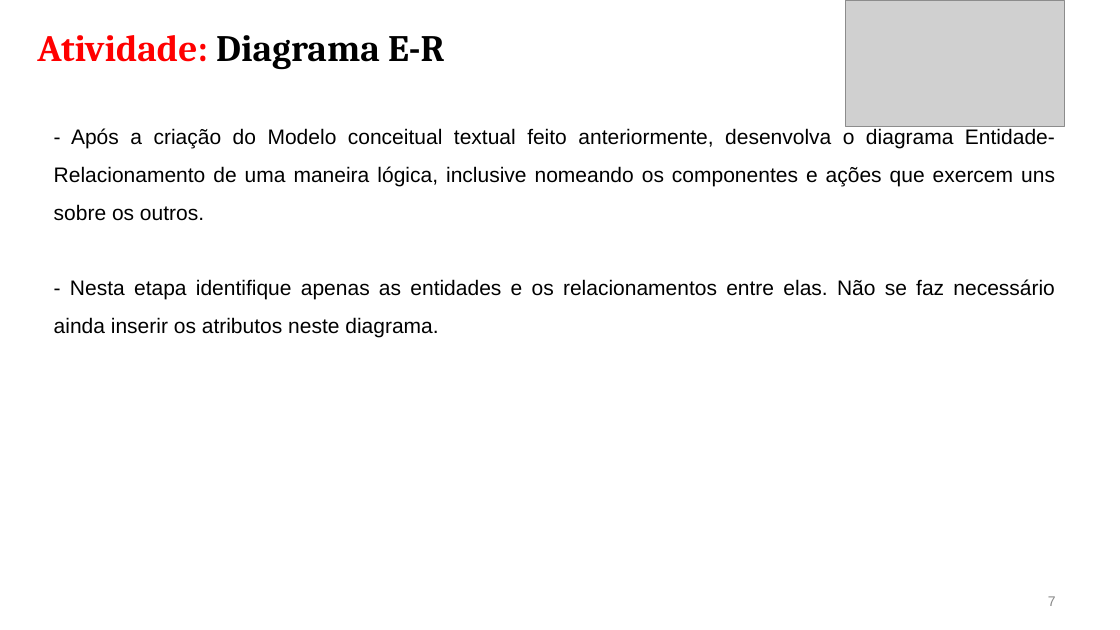
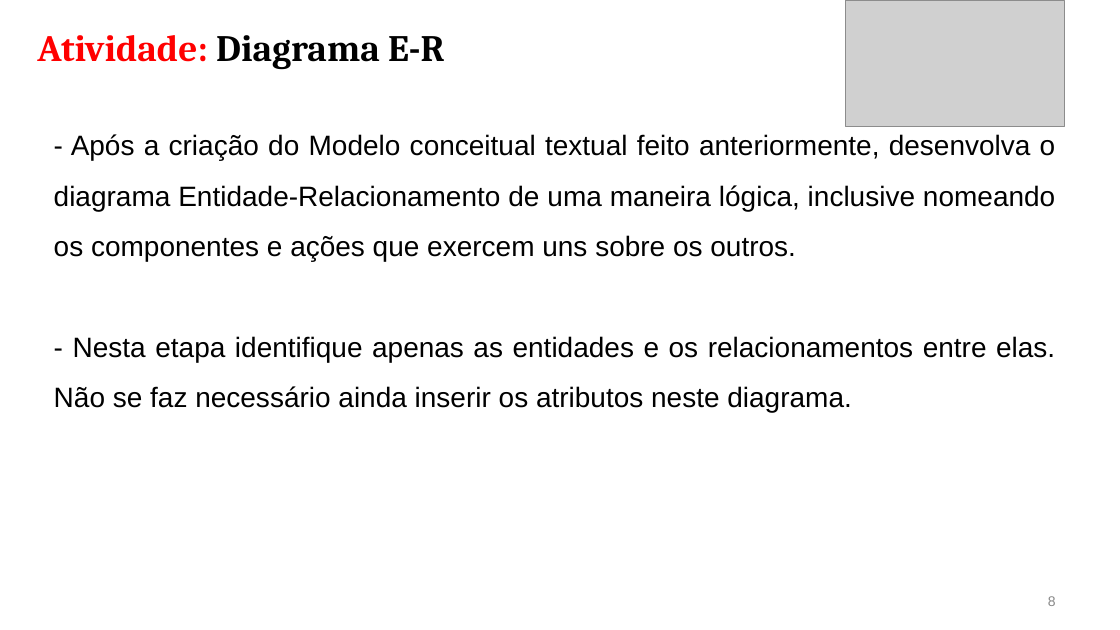
Before and after one commit to CloudEducationBrazil/WydenBancoDados, a slide deck: slide 8 of 01 Classes/Aula03- BD Dinâmica Modelo de Domínio.pptx (slide 7 before the commit). Drawn at 1120x630 pixels with LibreOffice and Linux fonts; fonts in the diff are those of the drawing; grey boxes stand for pictures. Boxes give left, top, right and bottom in pixels: in the first picture for what was removed or moved away, otherwise in the second. Text is boxed around its words. In the diff, an @@ line names an element or a change of style, - is before the commit and + after.

```diff
--- a/01 Classes/Aula03- BD Dinâmica Modelo de Domínio.pptx
+++ b/01 Classes/Aula03- BD Dinâmica Modelo de Domínio.pptx
@@ text "- Após a criação do ..." at [54,134,1056,413]: size 18 to 24 pt @@
@@ page number at [1048,596,1056,606]: text changed @@
-7
+8
```
Also in this commit, not shown: 5 other slides changed, 1 slide added, 1 other file.
